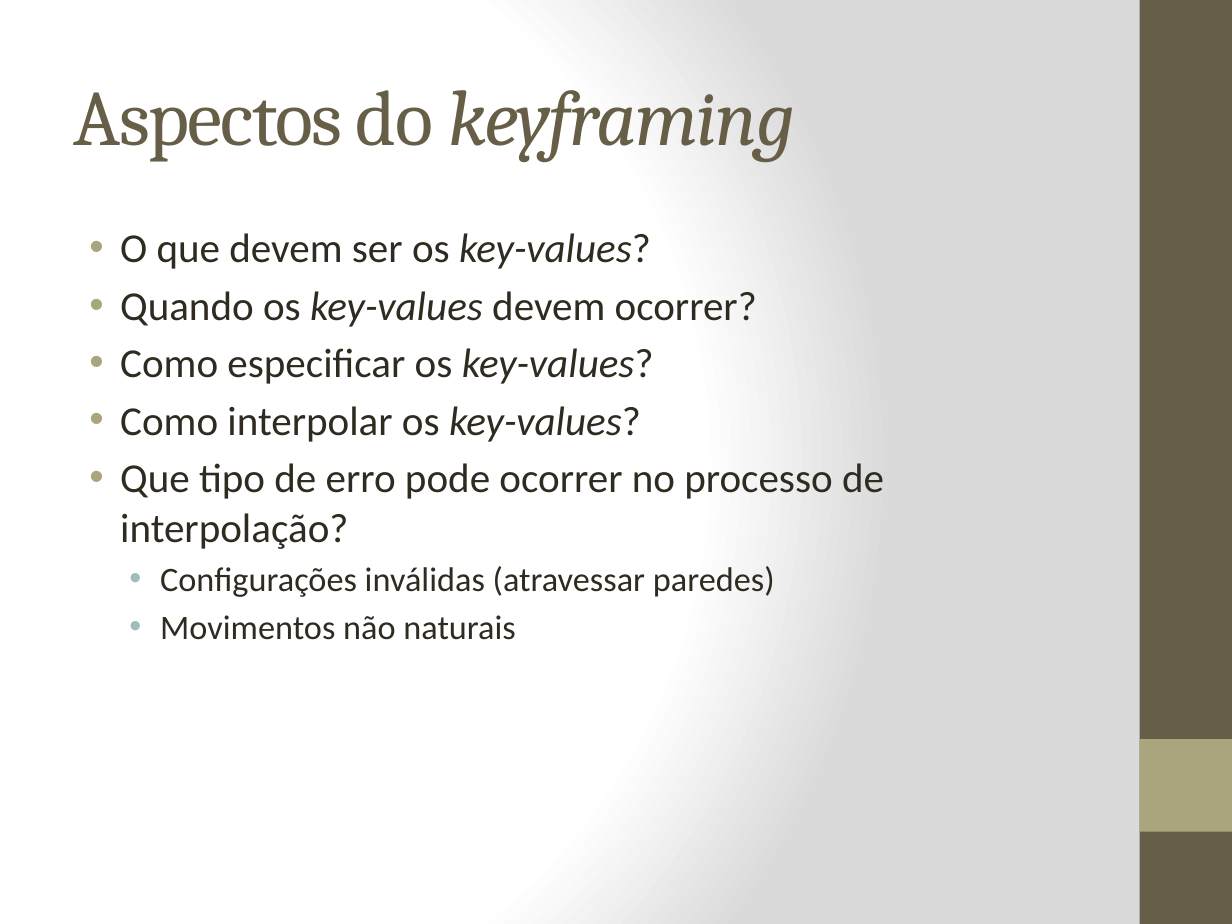
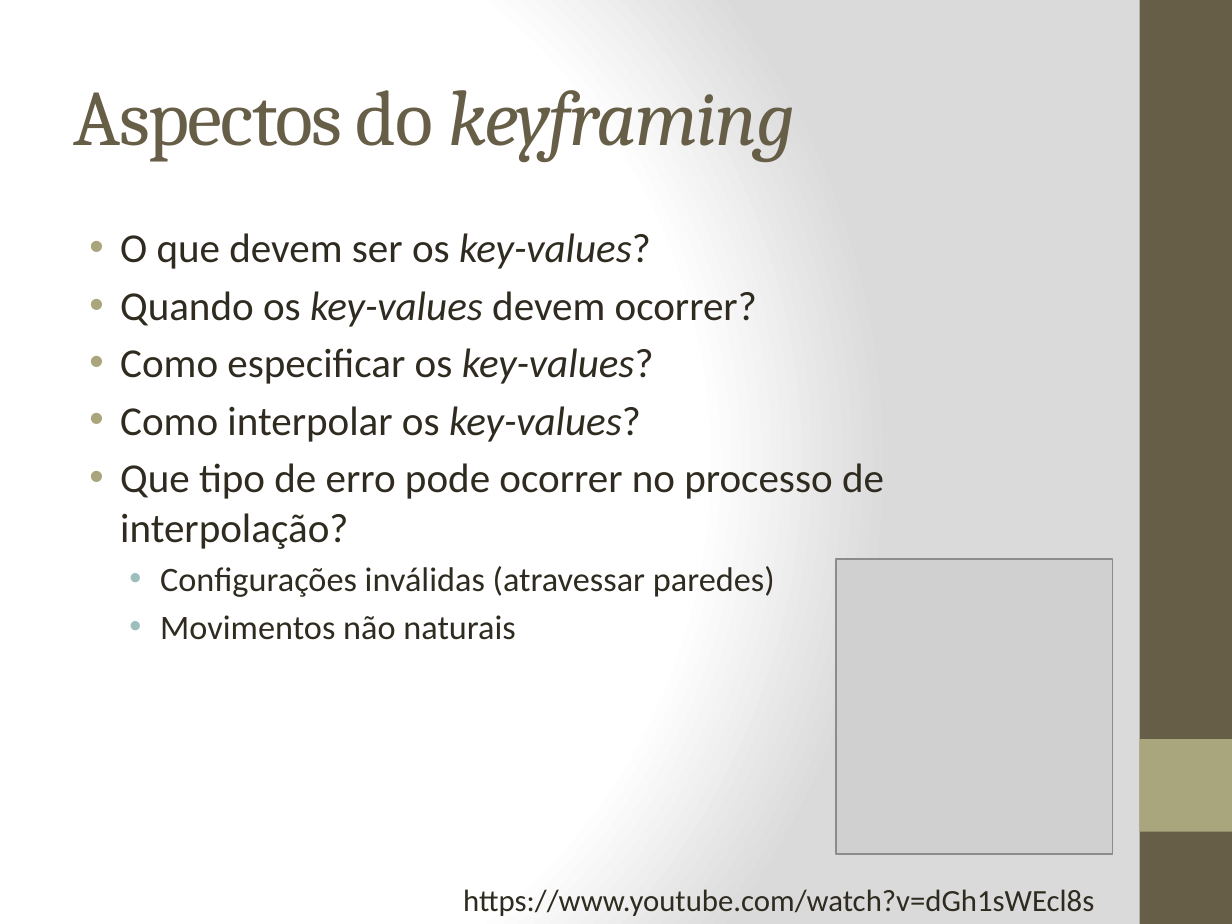
Before and after one commit to fegemo/cefet-cg, a slide deck: slide 18 of attachments/AnimacaoFlavioCoutinho.pptx (slide 14 before the commit). Drawn at 1232x924 pixels with LibreOffice and Linux fonts; fonts in the diff are those of the drawing; grey boxes stand for pictures. Boxes give left, top, right and bottom in pixels: in the first picture for what was removed or moved away, otherwise in the second. Text is boxed around its words. In the diff, an @@ line names an element or a change of style, - is before the commit and + after.

```diff
--- a/attachments/AnimacaoFlavioCoutinho.pptx
+++ b/attachments/AnimacaoFlavioCoutinho.pptx
@@ picture added at <box>837,559,1112,854</box> @@
@@ text added at <box>463,889,1094,916</box>, 18 pt, text #2F2B20 @@
+https://www.youtube.com/watch?v=dGh1sWEcl8s
```
Also in this commit, not shown: 3 other slides changed, 9 slides added, 10 other files.
